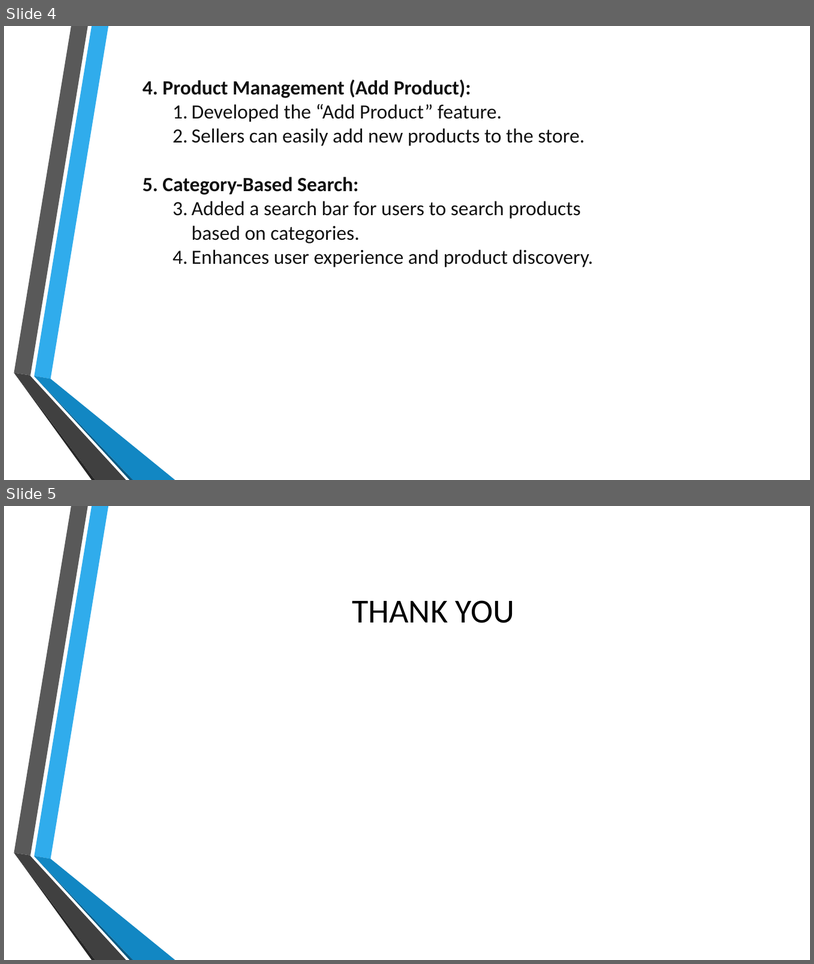
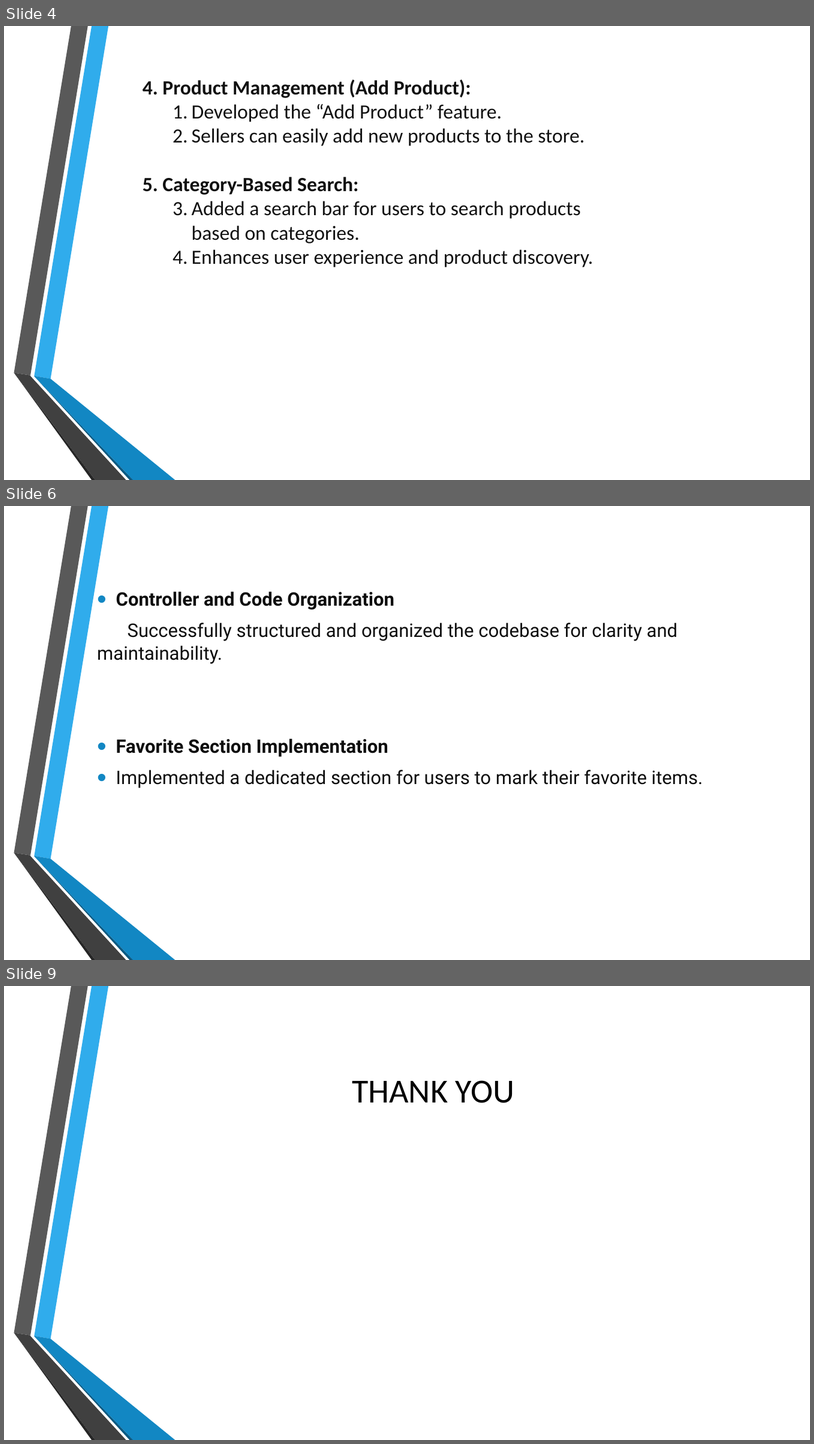
Before and after one commit to tushar-nanda/pp, a slide deck: Parallax.pptx. Shown one above the other, each under a label of ours: slides 4 and 5 before the commit, slides 4, 6 and 9 after it; the slides between them are not shown. The pictures are 814x964 and 814x1444 pixels, drawn with LibreOffice and Linux fonts; fonts in the diff are those of the drawing; background and template pictures are left out. Boxes give left, top, right and bottom in pixels: in the first picture for what was removed or moved away, otherwise in the second. Text is boxed around its words. In the diff, an @@ line names an element or a change of style, - is before the commit and + after.

```diff
--- a/Parallax.pptx
+++ b/Parallax.pptx
@@ slide 6 added at box(4, 506, 810, 960), background picture (left out); not listed: 6 template elements that a slide beside it also shows @@
@@ text added at box(97, 591, 704, 788), 22.2 pt, text #0D0D0D @@
+• Controller and Code Organization
+Successfully structured and organized the codebase for clarity and maintainability.
+• Favorite Section Implementation
+• Implemented a dedicated section for users to mark their favorite items.
@@ what was slide 5 is now slide 9 @@
```
Also in this commit, not shown: 3 other slides added, 2 other files.
